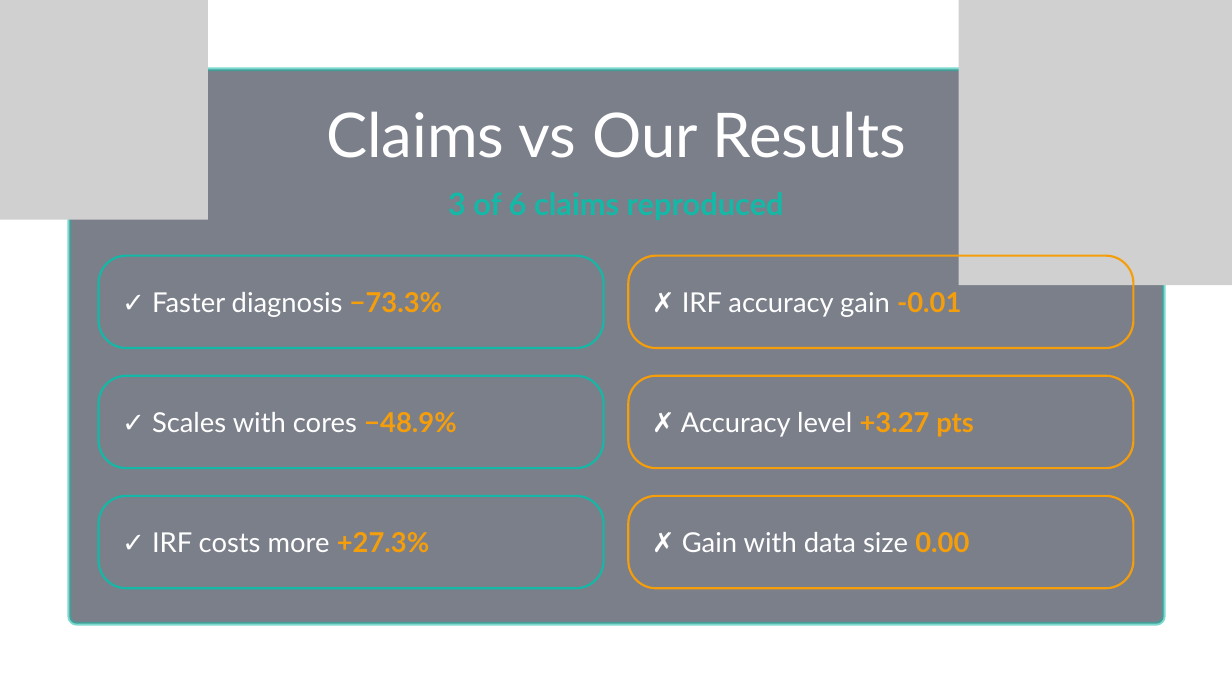
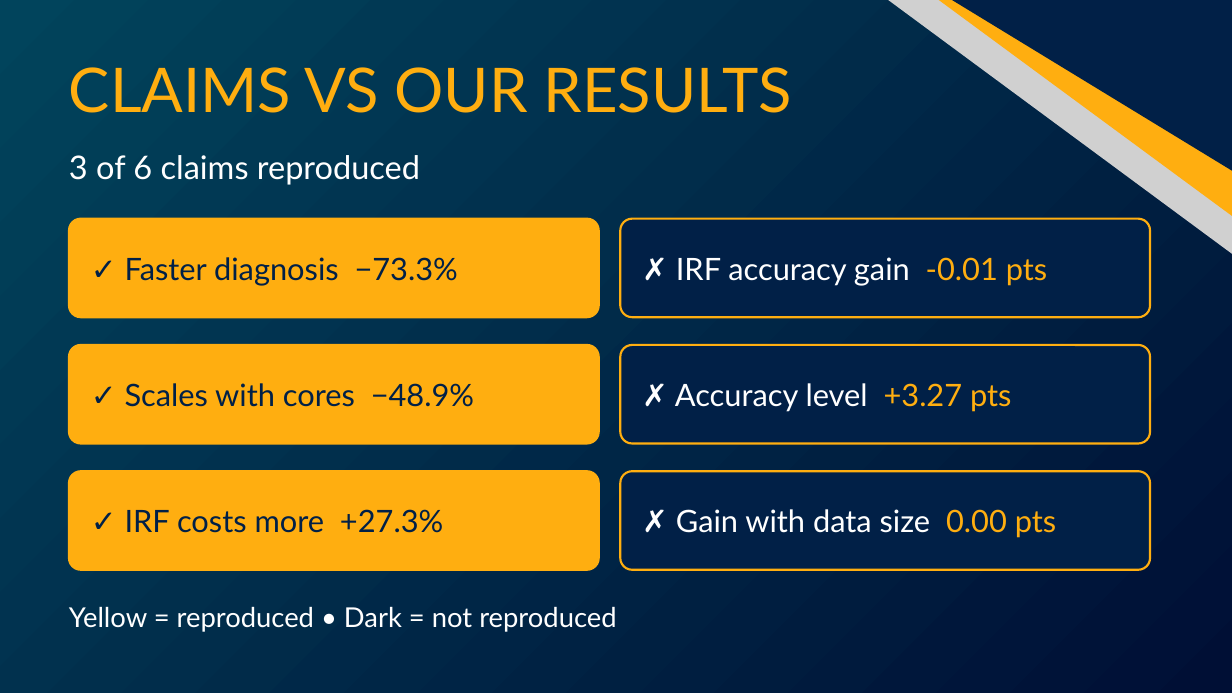
Before and after one commit to amnaaljasmi701/ai508-bearing-irf-reproduction, a slide deck: slide 16 of report/AI508_A2_Presentation.pptx. Drawn at 1232x693 pixels with LibreOffice and Linux fonts; fonts in the diff are those of the drawing; grey boxes stand for pictures; background and template pictures are left out. Boxes give left, top, right and bottom in pixels: in the first picture for what was removed or moved away, otherwise in the second. Text is boxed around its words. In the diff, an @@ line names an element or a change of style, - is before the commit and + after.

```diff
--- a/report/AI508_A2_Presentation.pptx
+++ b/report/AI508_A2_Presentation.pptx
@@ background picture (left out) to gradient #01445C to #000F35 @@
@@ picture removed at box(0, 0, 208, 219) @@
@@ freeform shape added at box(462, 0, 1232, 527), fill #FFAE10 @@
@@ freeform shape added at box(469, 0, 1232, 468), fill #012047 @@
@@ picture added at box(686, 0, 1232, 563) @@
@@ picture removed at box(958, 0, 1232, 285) @@
@@ text at box(69, 67, 792, 113): text changed; text colour #FFFFFF to #FFAE10 @@
-Claims vs Our Results
+CLAIMS VS OUR RESULTS
@@ freeform shape removed at box(69, 69, 1164, 623) @@
@@ text "3 of 6 claims reproduced": place and size @@
-text "3 of 6 claims reproduced" at box(123, 185, 1109, 234)
+text "3 of 6 claims reproduced" at box(69, 155, 420, 185)
@@ text "3 of 6 claims reproduced" at box(69, 155, 420, 185): size 36 to 38 pt, text colour #14B8A6 to #FFFFFF, bold off; alignment centre to left; more space between paragraphs; vertical alignment top to middle @@
@@ rounded rectangle "✓ Faster diagnosis −73.3%": place and size @@
-rounded rectangle "✓ Faster diagnosis −73.3%" at box(99, 256, 604, 348)
+rounded rectangle "✓ Faster diagnosis −73.3%" at box(69, 219, 599, 317)
@@ rounded rectangle "✓ Faster diagnosis −73.3%" at box(69, 219, 599, 317): size 32 to 36 pt; text colour #FFFFFF to #012047 in "✓ Faster diagnosis"; text colour #F59E0B to #012047, bold off in "−73.3%"; more space between paragraphs; fill none to #FFAE10; outline #14B8A6 2.5 pt to #FFAE10 2.5 pt; proportions changed @@
@@ rounded rectangle "✗ IRF accuracy gain -0.01 ..." at box(620, 219, 1150, 317): fill none to #012047; outline #F59E0B 2.5 pt to #FFAE10 2.5 pt; proportions changed @@
@@ rounded rectangle "✗ IRF accuracy gain -0.01 ...": place and size @@
-rounded rectangle "✗ IRF accuracy gain -0.01 ..." at box(628, 256, 1133, 348)
+rounded rectangle "✗ IRF accuracy gain -0.01 ..." at box(620, 219, 1150, 317)
@@ text in rounded rectangle at box(676, 257, 1047, 286): text changed; size 32 to 36 pt @@
-✗ IRF accuracy gain -0.01
+✗ IRF accuracy gain -0.01 pts
@@ rounded rectangle "✓ Scales with cores −48.9%": place and size @@
-rounded rectangle "✓ Scales with cores −48.9%" at box(99, 376, 604, 468)
+rounded rectangle "✓ Scales with cores −48.9%" at box(69, 345, 599, 444)
@@ rounded rectangle "✓ Scales with cores −48.9%" at box(69, 345, 599, 444): size 32 to 36 pt; text colour #FFFFFF to #012047 in "✓ Scales with cores"; text colour #F59E0B to #012047, bold off in "−48.9%"; more space between paragraphs; fill none to #FFAE10; outline #14B8A6 2.5 pt to #FFAE10 2.5 pt; proportions changed @@
@@ rounded rectangle "✗ Accuracy level +3.27 pts": place and size @@
-rounded rectangle "✗ Accuracy level +3.27 pts" at box(628, 376, 1133, 468)
+rounded rectangle "✗ Accuracy level +3.27 pts" at box(620, 345, 1150, 444)
@@ rounded rectangle "✗ Accuracy level +3.27 pts" at box(620, 345, 1150, 444): size 32 to 36 pt; text colour #F59E0B to #FFAE10, bold off in "+3.27 pts"; more space between paragraphs; fill none to #012047; outline #F59E0B 2.5 pt to #FFAE10 2.5 pt; proportions changed @@
@@ rounded rectangle "✓ IRF costs more +27.3%": place and size @@
-rounded rectangle "✓ IRF costs more +27.3%" at box(99, 496, 604, 588)
+rounded rectangle "✓ IRF costs more +27.3%" at box(69, 471, 599, 570)
@@ rounded rectangle "✓ IRF costs more +27.3%" at box(69, 471, 599, 570): size 32 to 36 pt; text colour #FFFFFF to #012047 in "✓ IRF costs more"; text colour #F59E0B to #012047, bold off in "+27.3%"; more space between paragraphs; fill none to #FFAE10; outline #14B8A6 2.5 pt to #FFAE10 2.5 pt; proportions changed @@
@@ rounded rectangle "✗ Gain with data size ...": place and size @@
-rounded rectangle "✗ Gain with data size ..." at box(628, 496, 1133, 588)
+rounded rectangle "✗ Gain with data size ..." at box(620, 471, 1150, 570)
@@ rounded rectangle "✗ Gain with data size ..." at box(620, 471, 1150, 570): fill none to #012047; outline #F59E0B 2.5 pt to #FFAE10 2.5 pt; proportions changed @@
@@ text in rounded rectangle at box(676, 509, 1056, 538): text changed; size 32 to 36 pt @@
-✗ Gain with data size 0.00
+✗ Gain with data size 0.00 pts
@@ text added at box(69, 606, 616, 632), 32 pt, text #FFFFFF @@
+Yellow = reproduced • Dark = not reproduced
```
Also in this commit, not shown: 17 other slides changed, 1 slide added, 1 slide removed, 8 other files.
